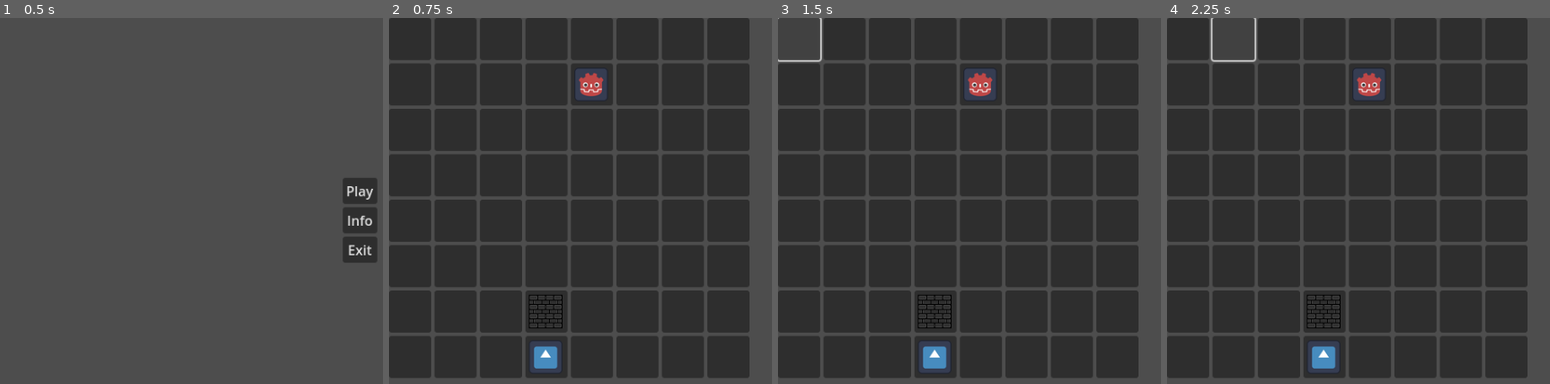
Above: before the commit, frames 1-4 (left to right).
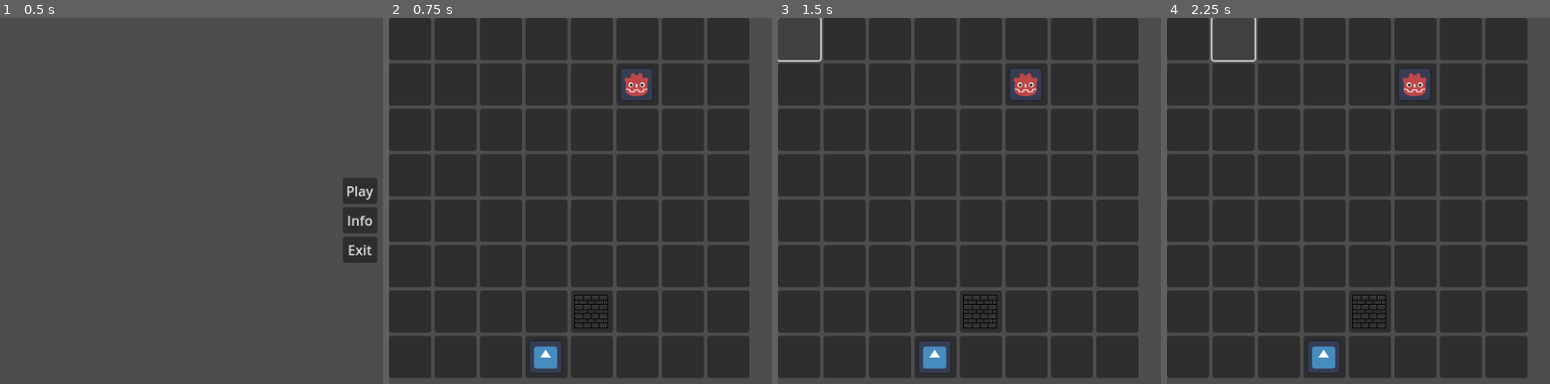
Above: after the commit, the same moments.

Repository: erkek2000/linukboard2d
Game: Godot game, scene res://scenes/menu.tscn
Two runs of this game, one before a commit and one after it. Both use one fixed random seed, a clock stepped at 60 frames per second and the inputs below. The engine's default icon, where the game draws it, is replaced by a stand-in: a white triangle on a blue panel in a dark square.
Inputs (mouse positions are in pixels of both pictures, inside the frame that each line leads up to):
- Up to frame 1 (0.5 s): no input
- Up to frame 2 (0.75 s): click "Play" at 0.5 s
- Up to frame 3 (1.5 s): click (797, 39) at 1.25 s
- Up to frame 4 (2.25 s): click (1232, 39) at 2 s

Frame 1 is identical in both runs. In frame 2, 1.8% of the frame differs, in the area x 36-69%, y 13-85%; in frame 3, 1.8%; in frame 4, 1.8%.

Commit message:
lots but still bugs

Diff:
--- a/project.godot
+++ b/project.godot
@@ -15,6 +15,10 @@
 config/features=PackedStringArray("4.3", "GL Compatibility")
 config/icon="res://assets/icon.svg"
 
+[debug]
+
+settings/profiler/max_functions=65535
+
 [display]
 
 window/size/viewport_width=854
--- a/scripts/game.gd
+++ b/scripts/game.gd
@@ -1,5 +1,6 @@
 extends Control
 
+@export var MINIMAX_DEPTH: int = 3
 # The Board
 var Board: Array = []
 #
@@ -23,8 +24,8 @@
 # BoardMaker Node - for accessing buttons
 var Board_Maker : Node
 # Best current moves for the AI.
-var best_move: Vector2 = Vector2(-1, -1)
-var best_block: Vector2 = Vector2(-1, -1)
+#var Best_Move: Vector2 = Vector2(-1, -1)
+#var Best_Block: Vector2 = Vector2(-1, -1)
 var Turn_Number: int = 1
 
 # Default func called when node enters the scene. (on load)
@@ -56,7 +57,7 @@
 		var new_row = []  # Make an empty new row before filling it.
 		for col in range(8):
 			new_row.append(0) # 0 for empty squares.
-		Board.append(new_row)  # Add the row to the Board
+		Board.append(new_row.duplicate(true))  # Add the row to the Board
 	Board[7][3] = 1 # Player
 	Board[0][4] = 2 # AI
 
@@ -134,7 +135,7 @@
 	Board[on_board_pos.x][on_board_pos.y] = -1
 
 
-func check_move(old_pos: Vector2, new_pos: Vector2, board: Array = Board) -> bool:
+func check_move(old_pos: Vector2, new_pos: Vector2, board: Array) -> bool:
 	# Check if inside board
 	if not (index_in_bounds(new_pos.x, 8) and index_in_bounds(new_pos.y, 8)):
 		return false
@@ -148,8 +149,9 @@
 	return delta_x <= 1 and delta_y <= 1
 
 
-func check_block(pos: Vector2, board: Array = Board) -> bool:
+func check_block(pos: Vector2, board: Array) -> bool:
 	# Check if inside board
+
 	if not (index_in_bounds(pos.x, 8) and index_in_bounds(pos.y, 8)):
 		return false
 	# Check if position is empty
@@ -159,7 +161,7 @@
 		return false
 
 # returns board arrays with moves on them.
-func get_all_moves(board: Array, self_pos: Vector2, turn: int) -> Array:
+func get_all_moves(board: Array, self_pos: Vector2, player: int) -> Array:
 	var moves: Array = []
 	var x = self_pos.x
 	var y = self_pos.y
@@ -178,16 +180,18 @@
 
 	for direction in directions:
 		var new_pos = Vector2(x + direction.x, y + direction.y)
-		if check_move(self_pos, new_pos):
+		if check_move(self_pos, new_pos, board):
 			# Create a new board and set the block position to -1
 			var new_board: Array = []
 			for row in board:
 				# Duplicate the current board state
 				# This might be HEAVY on the performance.
-				new_board.append(row.duplicate())
-
-			new_board[new_pos.x][new_pos.y] = turn
-			moves.append(new_board)
+				new_board.append(row.duplicate(true))
+
+			new_board[x][y] = 0
+			new_board[new_pos.x][new_pos.y] = player
+			var new_board_copy: Array = new_board.duplicate(true)
+			moves.append(new_board_copy)
 	return moves
 
 # DOES NOT get all blocks. Only blocks near opponent.
@@ -213,16 +217,17 @@
 
 	for direction in directions:
 		var pos = Vector2(x + direction.x, y + direction.y)
-		if check_block(pos):
+		if check_block(pos, board):
 			# Create a new board and set the block position to -1
 			var new_board: Array = []
 			for row in board:
 				# Duplicate the current board state
 				# This might be HEAVY on the performance.
-				new_board.append(row.duplicate())
+				new_board.append(row.duplicate(true))
 
 			new_board[pos.x][pos.y] = -1
-			blocks.append(new_board)
+			var new_board_copy: Array = new_board.duplicate(true)
+			blocks.append(new_board_copy)
 
 	return blocks
 
@@ -230,7 +235,7 @@
 # might be [y][x] test it.
 func compare_boards(current_board: Array, new_board: Array) -> Dictionary:
 	var changes: Dictionary = {"move": Vector2(-1, -1), "block": Vector2(-1, -1)}
-
+	 # Check if boards are valid
 	for x in range(8):
 		for y in range(8):
 			if current_board[x][y] != new_board[x][y]:
@@ -244,7 +249,7 @@
 
 	return changes
 
-
+'''
 # SHOULD ALSO GIVE THE BEST MOVE.
 # Test this.
 # GIGANTIC recursive function. Check performance issues.
@@ -265,7 +270,7 @@
 			var block_boards = get_all_blocks(move_board, min_pos)
 			for block_board in block_boards:
 				var eval = minimax(max_pos, min_pos, block_board, depth - 1, alpha, beta, false)
-				#print ("eval: ", eval)
+				print ("considered eval for maximizer: ", eval)
 				if eval > maxEval:
 
 					maxEval = eval
@@ -281,8 +286,10 @@
 					break
 		# Update global best moves if a better evaluation was found
 		if current_best_move != Vector2(-1, -1):
-			best_move = current_best_move
-			best_block = current_best_block
+			Best_Move = current_best_move
+			Best_Block = current_best_block
+			print ("Best move is ", Best_Move)
+			print ("Best block is ", Best_Block)
 		#print("Exited minimax depth: ", depth)
 		return maxEval  # Return the best evaluation found for maximizing player
 	else:
@@ -294,6 +301,7 @@
 			var block_boards = get_all_blocks(move_board, max_pos)
 			for block_board in block_boards:
 				var eval = minimax(max_pos, min_pos, block_board, depth - 1, alpha, beta, true)
+				print ("considered eval for minimizer: ", eval)
 				#print ("eval: ", eval)
 				if eval < minEval:
 					minEval = eval
@@ -306,17 +314,78 @@
 					break
 		# Update global best moves if a better evaluation was found
 		if current_best_move != Vector2(-1, -1):
-			best_move = current_best_move
-			best_block = current_best_block
+			Best_Move = current_best_move
+			Best_Block = current_best_block
+			print ("Best move is ", Best_Move)
+			print ("Best block is ", Best_Block)
 		#print("Exited minimax depth: ", depth)
 		return minEval  # Return the best evaluation found for minimizing player
-
+'''
+
+# WORKS FAULTY.
+# player is 1 for Player, 2 for AI.
+func generate_moves(board: Array, self_pos: Vector2, opponent_pos: Vector2, player: int) -> Array:
+	var full_move_boards = []
+	var move_boards = get_all_moves(board, self_pos, player)
+
+	for move_board in move_boards:
+		var move_board_copy: Array = move_board.duplicate(true)
+		var block_boards = get_all_blocks(move_board_copy, opponent_pos)
+
+		for block_board in block_boards:
+			var block_board_copy: Array = block_board.duplicate(true)
+			print("block board is:")
+			print_board(block_board_copy)
+			full_move_boards.append(block_board_copy)
+		print("NEXT MOVE BOARD")
+
+	return full_move_boards
+
+# SHOULD ALSO GIVE THE BEST MOVE.
+# Test this.
+# GIGANTIC recursive function. Check performance issues.
+func minimax(max_pos: Vector2, min_pos: Vector2, board: Array, depth: int, alpha: int, beta: int, maximizingPlayer: bool) -> int:
+	# initial call minimax(currentPosition, 3, -INF, +INF, true)
+	if depth == 0 or check_victory(board) != 0:
+		var a: int = calculate_minimax_points(max_pos, min_pos, board)
+		#print("Reached base case at depth: ", depth)
+		#print("Reached base case with eval: ", a)
+		return a
+	if maximizingPlayer:
+		var moves: Array = generate_moves(board, max_pos, min_pos, 2)
+		var maxEval: int = -INF
+
+		for move in moves:
+			var move_copy: Array = move.duplicate(true)
+			var eval: int = minimax(max_pos, min_pos, move_copy, depth - 1, alpha, beta, false)
+			if eval > maxEval:
+				maxEval = eval
+			alpha = max(alpha, eval)
+			if beta <= alpha:
+				break
+		return maxEval
+	else:
+		var moves: Array = generate_moves(board, min_pos, max_pos, 1)
+		var minEval: int = INF
+
+		for move in moves:
+			var move_copy: Array = move.duplicate(true)
+			var eval: int = minimax(max_pos, min_pos, move_copy, depth - 1, alpha, beta, true)
+			if eval < minEval:
+				minEval = eval
+			beta = min(beta, eval)
+			if beta <= alpha:
+				break
+		return minEval
 
 
 func calculate_minimax_points(max_pos: Vector2, min_pos: Vector2, board: Array) -> int:
 	# returns the difference between self position (max_pos) and player position (min_pos)
 	# Calculated by the amount of free blocks around each player.
-	return calculate_position(max_pos.x, max_pos.y, board) - calculate_position(min_pos.x, min_pos.y, board)
+	var self_mobility: int = calculate_position(max_pos.x, max_pos.y, board)
+	var opponent_mobility: int = calculate_position(min_pos.x, min_pos.y, board)
+	var points: int = self_mobility - opponent_mobility
+	return points
 
 
 func toggle_buttons(parent: Node, is_turn: bool):
@@ -354,6 +423,7 @@
 func calculate_position(boardPosX: int, boardPosY: int, board: Array) -> int:
 	var points: int = 0
 	# Check if the given position is valid
+	# Maybe add mobility value too.
 	if not index_in_bounds(boardPosX, 8) or not index_in_bounds(boardPosY, 8):
 		return 0
 
@@ -379,9 +449,10 @@
 
 
 # This func may just call Victory func and return nothing at all.
-func check_victory() -> int:
-	var player_victory: int = calculate_position(Player_Pos.x, Player_Pos.y, Board)
-	var AI_victory: int = calculate_position(AI_Pos.x, AI_Pos.y, Board)
+func check_victory(board) -> int:
+	var board_copy: Array = board.duplicate(true)
+	var player_victory: int = calculate_position(Player_Pos.x, Player_Pos.y, board_copy)
+	var AI_victory: int = calculate_position(AI_Pos.x, AI_Pos.y, board_copy)
 	if player_victory <= 0:
 		print ("DEFEAT ", player_victory)
 		return 2 # AI Victory
@@ -410,28 +481,79 @@
 	pass
 
 
+
 func ai_play():
-	var eval = minimax(AI_Pos, Player_Pos, Board, 5, -INF, +INF, true)
+	var best_score: int = -INF
+	var best_board: Array = []
+	var best_move: Vector2
+	var best_block: Vector2
+
+	var moves_bank = generate_moves(Board, AI_Pos, Player_Pos, 2)
+
+	for move_board in moves_bank:
+		#print("current move board:" )
+		#print_board(move_board)
+		var score = minimax(AI_Pos, Player_Pos, move_board, MINIMAX_DEPTH, -INF, INF, true)
+		if score >= best_score:
+			best_board = []
+			best_score = score
+			for row in move_board:
+				best_board.append(row.duplicate(true))
+
+
+	# APPLY BEST MOVE
+	var changes = compare_boards(Board, best_board)
+	best_move = changes["move"]
+	best_block = changes["block"]
 
 	var ai_pos_string :String = vector2_to_string(AI_Pos)
-	var new_pos_string :String= vector2_to_string(best_move)
-	var new_block_string :String = vector2_to_string(best_block)
+	var best_move_string :String= vector2_to_string(best_move)
+	var best_block_string :String = vector2_to_string(best_block)
+	move_AI(best_move)
+	move_icon(Board_Maker.get_node(ai_pos_string), Board_Maker.get_node(best_move_string))
+
+
+	if check_victory(Board) == 2:
+		defeat()
+
+	place_block(Board_Maker.get_node(best_block_string), best_block)
+
+	# Check if opponent has any moves after
+	if check_victory(Board) == 2:
+		defeat()
+	else:
+		change_turn()
+
+
+'''
+func ai_play():
+	var eval = minimax(AI_Pos, Player_Pos, Board, 3, -INF, +INF, true)
+
+	var ai_pos_string :String = vector2_to_string(AI_Pos)
+	var best_move_string :String= vector2_to_string(Best_Move)
+	var best_block_string :String = vector2_to_string(Best_Block)
 	# Move button icons
 	print ("Turn Number: ", Turn_Number)
 	print ("eval is ", eval)
 	print ("ai_pos_string:", ai_pos_string)
-	print ("new_pos_string:", new_pos_string)
-	print ("new_block_string:", new_block_string)
-	move_icon(Board_Maker.get_node(ai_pos_string), Board_Maker.get_node(new_pos_string))
-	move_AI(best_move)
-	place_block(Board_Maker.get_node(new_block_string), best_block)
+	print ("Final Best Move is:", best_move_string)
+	print ("Final Best Block is:", best_block_string)
+
+
+	move_icon(Board_Maker.get_node(ai_pos_string), Board_Maker.get_node(best_move_string))
+	move_AI(Best_Move)
+
+	if check_victory() == 2:
+		defeat()
+
+	place_block(Board_Maker.get_node(best_block_string), Best_Block)
 
 	# Check if opponent has any moves after
 	if check_victory() == 2:
 		defeat()
 	else:
 		change_turn()
-
+'''
 
 #region SIGNALS
 
@@ -446,24 +568,24 @@
 	var player_pos_string = vector2_to_string(Player_Pos)
 	var new_pos_string = vector2_to_string(Signal_Pos)
 	if Turn_Type == "Move":
-		if check_move(Player_Pos, Signal_Pos):
+		if check_move(Player_Pos, Signal_Pos, Board):
+
+			# Move player on Board
+			move_player(Signal_Pos)
 			# Move button icons
 			move_icon(Board_Maker.get_node(player_pos_string), Board_Maker.get_node(new_pos_string), Signal_Pos)
-			# Move player on Board
-			move_player(Signal_Pos)
-
 
 			# Check if opponent has any moves after
-			if check_victory() == 1:
+			if check_victory(Board) == 1:
 				victory()
 			else:
 				change_turn()
 	else:
-		if check_block(Signal_Pos):
+		if check_block(Signal_Pos, Board):
 			place_block(Board_Maker.get_node(new_pos_string), Signal_Pos)
 
 			# Check if opponent has any moves after
-			if check_victory() == 1:
+			if check_victory(Board) == 1:
 				victory()
 			else:
 				change_turn()
@@ -479,8 +601,8 @@
 #region TEST_FUNCTIONS
 
 
-func print_board() -> void:
-	for row in Board:
+func print_board(board: Array = Board) -> void:
+	for row in board:
 		print(row)
 
 
@@ -546,12 +668,12 @@
 
 func test_calculate_position3():
 	var test_board = [
+		[0, -1, 0, 0, 0, 0, 0, 0],
+		[-1, 1, 0, -1, 0, 2, 0, 0],
 		[0, 0, 0, 0, 0, 0, 0, 0],
-		[0, 1, 0, -1, 0, 2, 0, 0],
-		[0, 0, 0, 0, 0, 0, 0, 0],
-		[0, -1, 0, 1, 2, 0, -1, 0],
-		[0, 0, 0, 2, 1, 0, 0, 0],
-		[0, 2, 0, 0, 0, 0, 0, 0],
+		[0, -1, 1, 1, 2, 0, -1, 0],
+		[0, 0, 1, 2, 1, 0, 0, 0],
+		[0, 2, 1, 1, 1, 0, 0, 0],
 		[0, 0, 0, -1, 0, 1, 0, 0],
 		[0, 0, 0, 0, 0, 0, 0, 0]
 	]
@@ -578,6 +700,6 @@
 	print("Test Case 7 - On player (3,3): Expected: 3, Got:", calculate_position(3, 3, test_board))
 
 	# Test case 8: Position on AI (2) (3,4)
-	print("Test Case 8 - On AI (3,4): Expected: 4, Got:", calculate_position(3, 4, test_board))
+	print("Test Case 8 - On AI (3,4): Expected: 4, Got:", calculate_position(4, 3, test_board))
 
 #endregion
Not shown, added: scenes/gam1820.tmp
